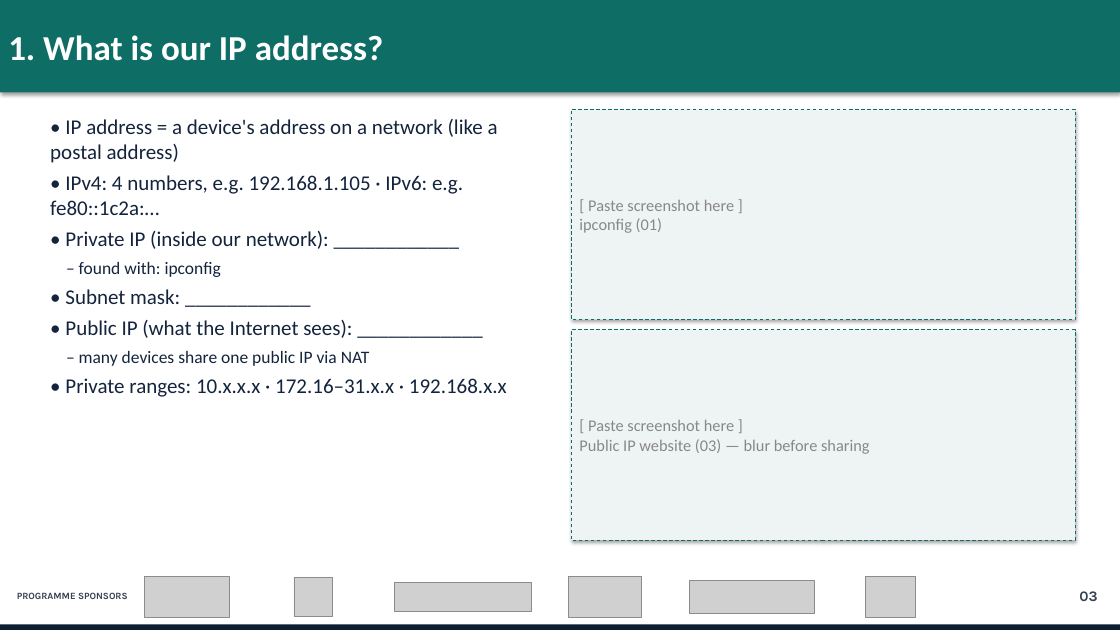
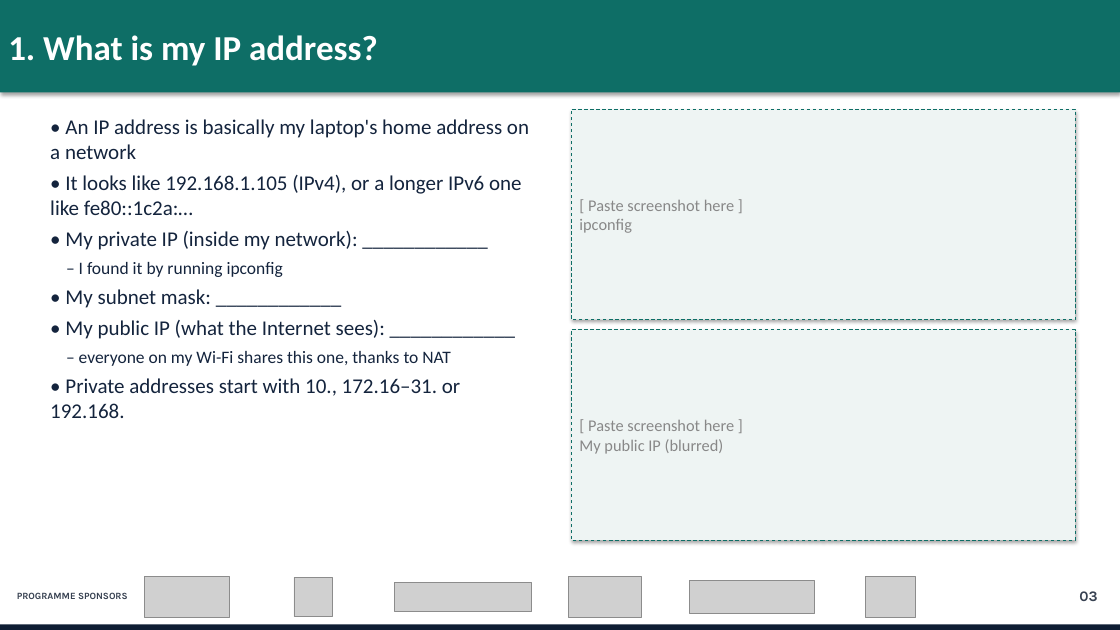
Before and after one commit to wakalala-droid/LightRays, a slide deck: slide 3 of group3-network-identity/Group3_Network_Identity_DNS.pptx. Drawn at 1120x630 pixels with LibreOffice and Linux fonts; fonts in the diff are those of the drawing; grey boxes stand for pictures. Boxes give left, top, right and bottom in pixels: in the first picture for what was removed or moved away, otherwise in the second. Text is boxed around its words. In the diff, an @@ line names an element or a change of style, - is before the commit and + after.

```diff
--- a/group3-network-identity/Group3_Network_Identity_DNS.pptx
+++ b/group3-network-identity/Group3_Network_Identity_DNS.pptx
@@ text in rectangle at bbox=[8, 35, 378, 66]: text changed @@
-1. What is our IP address?
+1. What is my IP address?
@@ text at bbox=[50, 119, 529, 418]: text changed @@
-• IP address = a device's address on a network (like a postal address)
-• IPv4: 4 numbers, e.g. 192.168.1.105 · IPv6: e.g. fe80::1c2a:…
-• Private IP (inside our network): ____________
-– found with: ipconfig
-• Subnet mask: ____________
-• Public IP (what the Internet sees): ____________
-– many devices share one public IP via NAT
-• Private ranges: 10.x.x.x · 172.16–31.x.x · 192.168.x.x
+• An IP address is basically my laptop's home address on a network
+• It looks like 192.168.1.105 (IPv4), or a longer IPv6 one like fe80::1c2a:…
+• My private IP (inside my network): ____________
+– I found it by running ipconfig
+• My subnet mask: ____________
+• My public IP (what the Internet sees): ____________
+– everyone on my Wi-Fi shares this one, thanks to NAT
+• Private addresses start with 10., 172.16–31. or 192.168.
@@ text in rectangle at bbox=[579, 219, 632, 233]: text changed @@
-ipconfig (01)
+ipconfig
@@ text in rectangle at bbox=[579, 439, 724, 454]: text changed @@
-Public IP website (03) — blur before sharing
+My public IP (blurred)
```
Also in this commit, not shown: 6 other slides changed, 2 other files.
